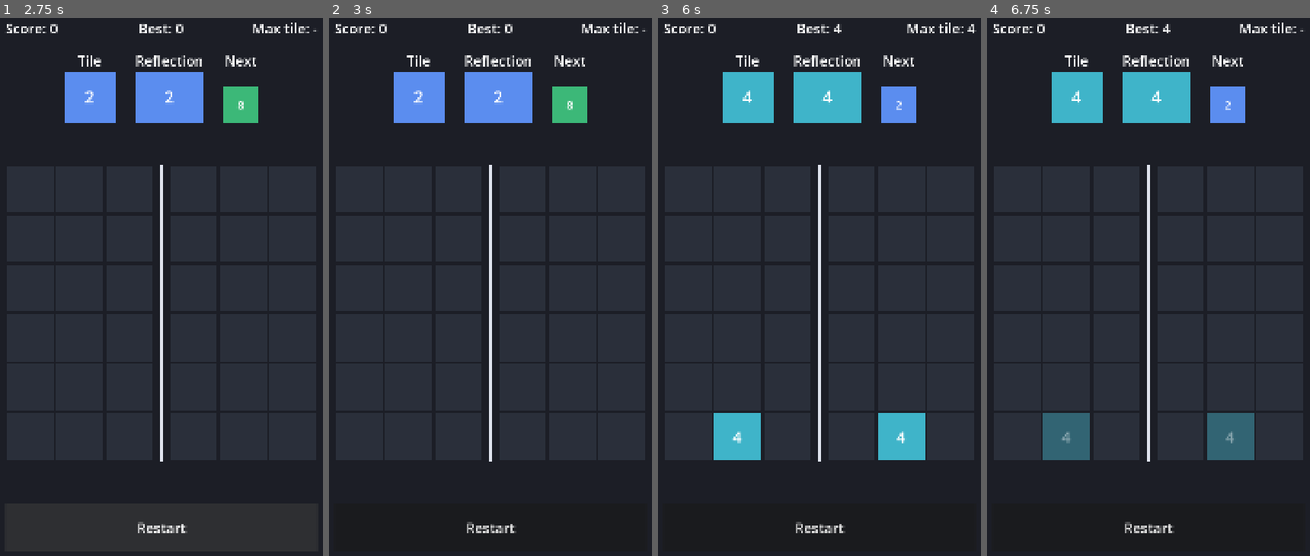
Above: before the commit, frames 1-4 (left to right).
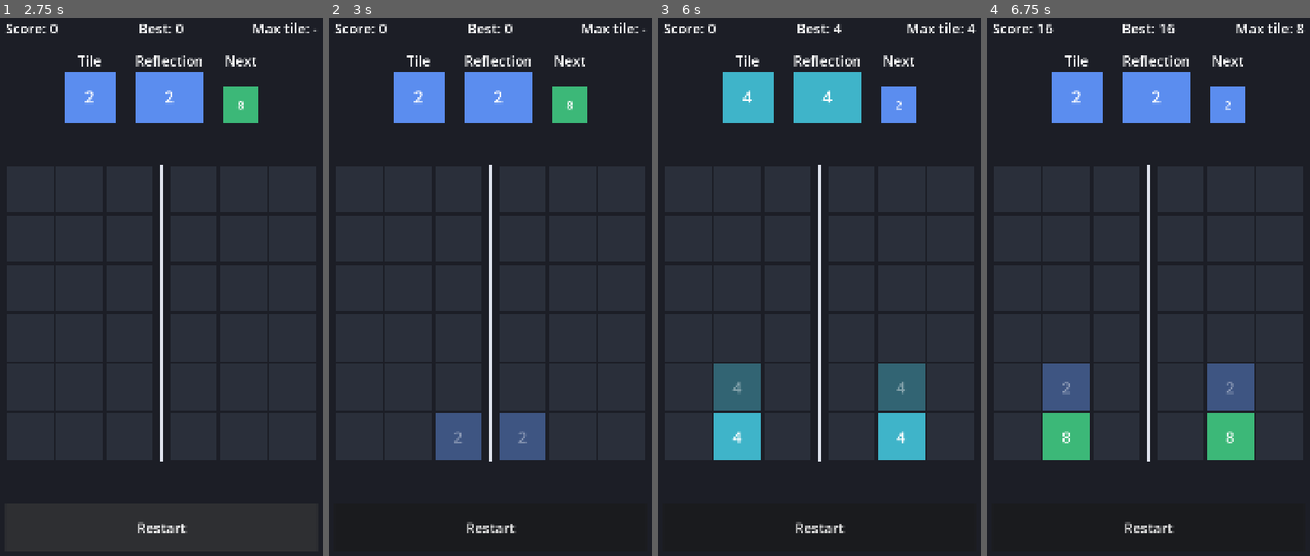
Above: after the commit, the same moments.

Repository: bpinto03/Doppel
Game: Godot game, scene res://scenes/main.tscn
The game is run twice, just before and just after one commit, with the same random seed, the same clock (stepped at 60 frames per second) and the same inputs.
Inputs (mouse positions are in pixels of both pictures, inside the frame that each line leads up to):
- Up to frame 1 (2.75 s): click "Restart" at 0.5 s; click "Restart" at 1.25 s; click "Restart" at 2 s
- Up to frame 2 (3 s): tap Enter at 2.75 s; drag from (490, 313) to (526, 152) at 2.77 s
- Up to frame 3 (6 s): tap Space at 3.5 s; drag from (751, 313) to (803, 405) at 3.52 s; move the mouse to (855, 152) at 4.27 s; tap Ctrl at 4.35 s; click (855, 152) at 4.42 s; tap Enter at 5 s; drag from (803, 405) to (716, 195) at 5.02 s; move the mouse to (922, 378) at 5.77 s; tap Alt at 5.85 s; click (922, 378) at 5.92 s
- Up to frame 4 (6.75 s): tap Space at 6.5 s; drag from (1045, 195) to (1096, 130) at 6.52 s

Frame 1 is identical in both runs. In frame 2, 2.5% of the frame differs, in the area x 33-67%, y 73-83%; in frame 3, 2.6%; in frame 4, 9.1%, in the area x 15-98%, y 0-83%.

Commit message:
feat: accept touches on both halves of the board
Touching or hovering a right column stands for its mirror left column:
the tile still always drops on the left and its reflection on the right.
The six columns get touch zones of equal width, axis gap included, so
sliding across the axis keeps the ghost. Releasing outside the board, or
on a column whose pair is full, does nothing. Core rules are unchanged.

Diff:
--- a/scripts/ui/board_view.gd
+++ b/scripts/ui/board_view.gd
@@ -76,6 +76,25 @@
 	queue_redraw()
 
 
+## Touching a right column plays its mirror: the tile always lands on the left.
+static func find_played_column(touched_column: int, board: BoardState) -> int:
+	if touched_column == NO_COLUMN or board.is_left_column(touched_column):
+		return touched_column
+	return board.get_mirror_column(touched_column)
+
+
+## Touch zones split the whole board width, axis gap included, into equal parts,
+## so every column is as easy to hit and crossing the axis never leaves a zone.
+func find_touched_column(point: Vector2) -> int:
+	if _displayed_board == null:
+		return NO_COLUMN
+	var board_rect: Rect2 = _get_board_rect()
+	if not board_rect.has_point(point):
+		return NO_COLUMN
+	var zone_width: float = board_rect.size.x / _displayed_board.get_column_count()
+	return floori((point.x - board_rect.position.x) / zone_width)
+
+
 func is_ghost_visible() -> bool:
 	return is_input_enabled and _session != null and _session.can_play_column(_hovered_column)
 
@@ -83,7 +102,7 @@
 func _gui_input(event: InputEvent) -> void:
 	var motion_event := event as InputEventMouseMotion
 	if motion_event != null:
-		_set_hovered_column(_find_column_at(motion_event.position))
+		_set_hovered_column(_find_played_column_at(motion_event.position))
 		return
 	var button_event := event as InputEventMouseButton
 	if button_event == null or button_event.button_index != MOUSE_BUTTON_LEFT:
@@ -104,7 +123,7 @@
 		pressed_while_locked.emit()
 		return
 	_is_press_armed = true
-	_set_hovered_column(_find_column_at(press_position))
+	_set_hovered_column(_find_played_column_at(press_position))
 
 
 ## A press made while locked never plays on release, so skipping a playback cannot place a tile.
@@ -113,9 +132,13 @@
 		return
 	_is_press_armed = false
 	_set_hovered_column(NO_COLUMN)
-	var column: int = _find_column_at(release_position)
-	if is_input_enabled and _displayed_board.is_left_column(column):
+	var column: int = _find_played_column_at(release_position)
+	if is_input_enabled and _session != null and _session.can_play_column(column):
 		column_released.emit(column)
+
+
+func _find_played_column_at(point: Vector2) -> int:
+	return find_played_column(find_touched_column(point), _displayed_board)
 
 
 func _set_hovered_column(column: int) -> void:
@@ -179,26 +202,21 @@
 	draw_line(Vector2(axis_x, board_top), Vector2(axis_x, board_bottom), AXIS_COLOR, AXIS_WIDTH)
 
 
-func _find_column_at(point: Vector2) -> int:
-	if _displayed_board == null:
-		return NO_COLUMN
-	for column: int in _displayed_board.get_column_count():
-		if _get_column_rect(column).has_point(point):
-			return column
-	return NO_COLUMN
-
-
 func _get_cell_size() -> float:
 	var width_in_cells: float = _displayed_board.get_column_count() + AXIS_GAP_IN_CELLS
 	return minf(size.x / width_in_cells, size.y / _displayed_board.row_count)
 
 
-func _get_board_origin() -> Vector2:
+func _get_board_rect() -> Rect2:
 	var cell_size: float = _get_cell_size()
 	var board_size := Vector2(
 		(_displayed_board.get_column_count() + AXIS_GAP_IN_CELLS) * cell_size, _displayed_board.row_count * cell_size
 	)
-	return (size - board_size) / 2.0
+	return Rect2((size - board_size) / 2.0, board_size)
+
+
+func _get_board_origin() -> Vector2:
+	return _get_board_rect().position
 
 
 func _get_column_x(column: int) -> float:
--- a/tests/test_board_view.gd
+++ b/tests/test_board_view.gd
@@ -2,9 +2,16 @@
 
 ## With 6 columns, a 0.3 cell axis gap and 6 rows, this size gives 100 px cells and no margin.
 const BOARD_VIEW_SIZE := Vector2(630.0, 600.0)
-const LEFT_OUTER_COLUMN_POINT := Vector2(50.0, 300.0)
-const RIGHT_INNER_COLUMN_POINT := Vector2(380.0, 300.0)
+## The 630 px board width split into 6 equal touch zones.
+const TOUCH_ZONE_WIDTH: float = 105.0
+const MIDDLE_Y: float = 300.0
+const LEFT_OUTER_COLUMN_POINT := Vector2(50.0, MIDDLE_Y)
+const LEFT_AXIS_COLUMN_POINT := Vector2(250.0, MIDDLE_Y)
+const RIGHT_AXIS_COLUMN_POINT := Vector2(380.0, MIDDLE_Y)
+const RIGHT_MIDDLE_COLUMN_POINT := Vector2(480.0, MIDDLE_Y)
+const RIGHT_OUTER_COLUMN_POINT := Vector2(580.0, MIDDLE_Y)
 const BELOW_BOARD_POINT := Vector2(50.0, 650.0)
+const SLIDE_STEP: float = 5.0
 const SEED: int = 1234
 
 var _board_view: BoardView
@@ -14,8 +21,37 @@
 	_board_view = BoardView.new()
 	_board_view.size = BOARD_VIEW_SIZE
 	add_child_autofree(_board_view)
-	_board_view.show_session(GameSession.new(BalancingFixture.create_config(), BalancingFixture.create_seeded_rng(SEED)))
-	watch_signals(_board_view)
+	_show_session_with_board(BoardState.new(3, 6))
+
+
+func test_played_column_keeps_left_columns() -> void:
+	var board := BoardState.new(3, 6)
+
+	for column: int in board.column_count_per_side:
+		assert_eq(BoardView.find_played_column(column, board), column)
+
+
+func test_played_column_of_a_right_column_is_its_mirror() -> void:
+	var board := BoardState.new(3, 6)
+
+	assert_eq(BoardView.find_played_column(3, board), 2)
+	assert_eq(BoardView.find_played_column(4, board), 1)
+	assert_eq(BoardView.find_played_column(5, board), 0)
+
+
+func test_played_column_outside_the_board_is_none() -> void:
+	assert_eq(BoardView.find_played_column(BoardView.NO_COLUMN, BoardState.new(3, 6)), BoardView.NO_COLUMN)
+
+
+func test_every_column_has_a_touch_zone_of_the_same_width() -> void:
+	for column: int in _board_view.get_displayed_board().get_column_count():
+		var zone_start: float = column * TOUCH_ZONE_WIDTH
+		assert_eq(_board_view.find_touched_column(Vector2(zone_start + 1.0, MIDDLE_Y)), column)
+		assert_eq(_board_view.find_touched_column(Vector2(zone_start + TOUCH_ZONE_WIDTH - 1.0, MIDDLE_Y)), column)
+
+
+func test_touching_outside_the_board_hits_no_column() -> void:
+	assert_eq(_board_view.find_touched_column(BELOW_BOARD_POINT), BoardView.NO_COLUMN)
 
 
 func test_hovering_a_playable_left_column_shows_the_ghost() -> void:
@@ -24,10 +60,10 @@
 	assert_true(_board_view.is_ghost_visible())
 
 
-func test_hovering_a_right_column_shows_no_ghost() -> void:
-	_move_to(RIGHT_INNER_COLUMN_POINT)
+func test_hovering_a_right_column_shows_the_ghost_of_its_mirror() -> void:
+	_move_to(RIGHT_OUTER_COLUMN_POINT)
 
-	assert_false(_board_view.is_ghost_visible())
+	assert_true(_board_view.is_ghost_visible())
 
 
 func test_ghost_is_hidden_while_input_is_locked() -> void:
@@ -46,6 +82,13 @@
 	assert_false(_board_view.is_ghost_visible())
 
 
+func test_releasing_on_a_right_column_plays_its_mirror() -> void:
+	_press_at(LEFT_OUTER_COLUMN_POINT)
+	_release_at(RIGHT_MIDDLE_COLUMN_POINT)
+
+	assert_signal_emitted_with_parameters(_board_view, "column_released", [1])
+
+
 func test_pressing_alone_does_not_play() -> void:
 	_press_at(LEFT_OUTER_COLUMN_POINT)
 
@@ -53,18 +96,42 @@
 	assert_true(_board_view.is_ghost_visible())
 
 
-func test_releasing_on_the_right_half_cancels() -> void:
-	_press_at(LEFT_OUTER_COLUMN_POINT)
-	_release_at(RIGHT_INNER_COLUMN_POINT)
-
-	assert_signal_not_emitted(_board_view, "column_released")
-
-
 func test_releasing_outside_the_board_cancels() -> void:
 	_press_at(LEFT_OUTER_COLUMN_POINT)
 	_release_at(BELOW_BOARD_POINT)
 
 	assert_signal_not_emitted(_board_view, "column_released")
+
+
+func test_right_column_whose_mirror_is_full_shows_no_ghost_and_does_not_play() -> void:
+	_show_session_with_board(BoardFixture.create_board([
+		". . 2 | . . .",
+		". . 1 | . . .",
+		". . 2 | . . .",
+		". . 1 | . . .",
+		". . 2 | . . .",
+		". . 1 | . . .",
+	]))
+
+	_press_at(RIGHT_AXIS_COLUMN_POINT)
+	var is_ghost_shown: bool = _board_view.is_ghost_visible()
+	_release_at(RIGHT_AXIS_COLUMN_POINT)
+
+	assert_false(is_ghost_shown)
+	assert_signal_not_emitted(_board_view, "column_released")
+
+
+func test_sliding_across_the_axis_keeps_the_ghost_visible() -> void:
+	_press_at(LEFT_AXIS_COLUMN_POINT)
+
+	var x: float = LEFT_AXIS_COLUMN_POINT.x
+	while x <= RIGHT_AXIS_COLUMN_POINT.x:
+		_move_to(Vector2(x, MIDDLE_Y))
+		assert_true(_board_view.is_ghost_visible(), "Ghost hidden at x = %s" % x)
+		x += SLIDE_STEP
+	_release_at(RIGHT_AXIS_COLUMN_POINT)
+
+	assert_signal_emitted_with_parameters(_board_view, "column_released", [2])
 
 
 func test_press_while_locked_requests_skip_and_its_release_never_plays() -> void:
@@ -75,6 +142,11 @@
 
 	assert_signal_emit_count(_board_view, "pressed_while_locked", 1)
 	assert_signal_not_emitted(_board_view, "column_released")
+
+
+func _show_session_with_board(board: BoardState) -> void:
+	_board_view.show_session(GameSession.new(BalancingFixture.create_config(), BalancingFixture.create_seeded_rng(SEED), board))
+	watch_signals(_board_view)
 
 
 func _move_to(point: Vector2) -> void:
Not shown, changed: CAHIER_DES_CHARGES.md
Not shown, changed: STEPS.md
Not shown, changed: docs/architecture.md
Not shown, changed: docs/game_rules.md
Not shown, changed: docs/playtest_phase1.md
